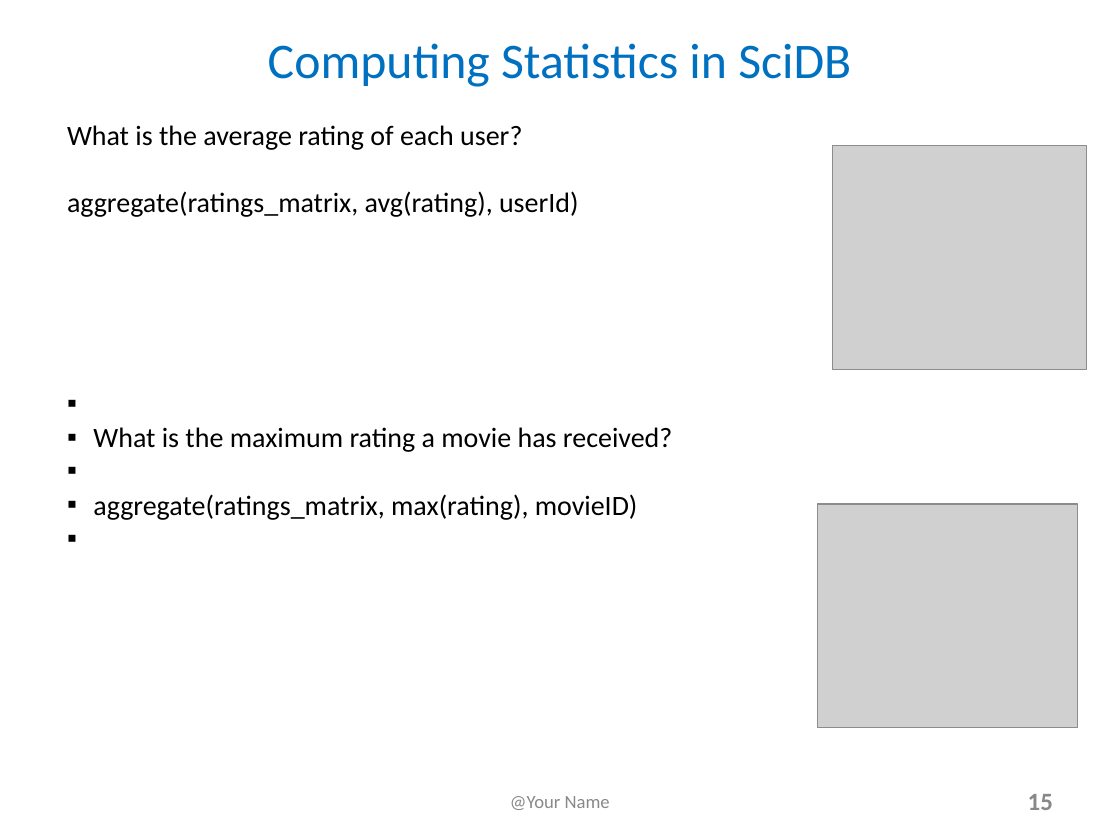
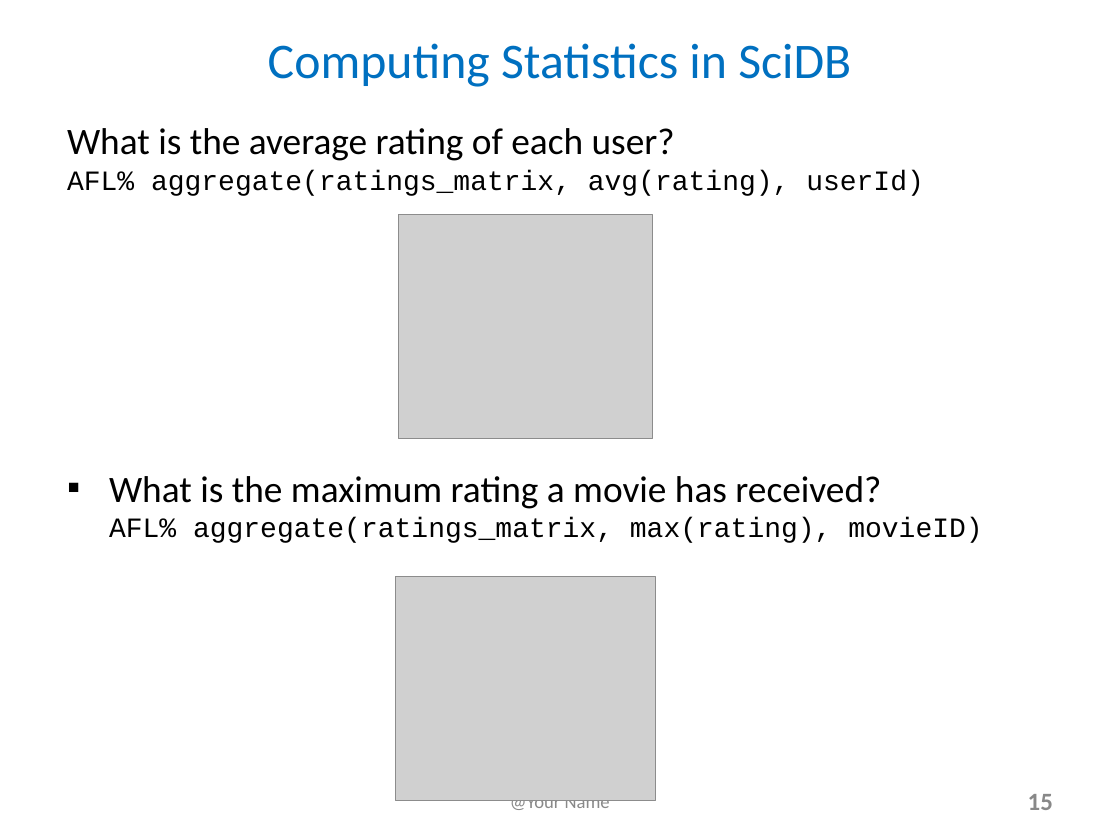
Before and after one commit to lchiaying/SciDB-project, a slide deck: slide 15 of FinalProjectSlides and YouTubeTitlePage_e63_2017.pptx. Drawn at 1120x840 pixels with LibreOffice and Linux fonts; fonts in the diff are those of the drawing; grey boxes stand for pictures. Boxes give left, top, right and bottom in pixels: in the first picture for what was removed or moved away, otherwise in the second. Text is boxed around its words. In the diff, an @@ line names an element or a change of style, - is before the commit and + after.

```diff
--- a/FinalProjectSlides and YouTubeTitlePage_e63_2017.pptx
+++ b/FinalProjectSlides and YouTubeTitlePage_e63_2017.pptx
@@ text at (67,128,982,543): text changed; font Calibri to Courier New @@
-▪ What is the average rating of each user?
-  aggregate(ratings_matrix, avg(rating), userId)
-▪ What is the maximum rating a movie has received?
-  aggregate(ratings_matrix, max(rating), movieID)
+▪ What is the average rating of each user?
+  AFL% aggregate(ratings_matrix, avg(rating), userId)
+  What is the maximum rating a movie has received?
+  AFL% aggregate(ratings_matrix, max(rating), movieID)
@@ picture: place and size @@
-picture at (832,146,1086,370)
+picture at (399,215,653,439)
@@ picture: place and size @@
-picture at (818,504,1077,728)
+picture at (395,577,655,801)
```
Also in this commit, not shown: 13 other slides changed.
